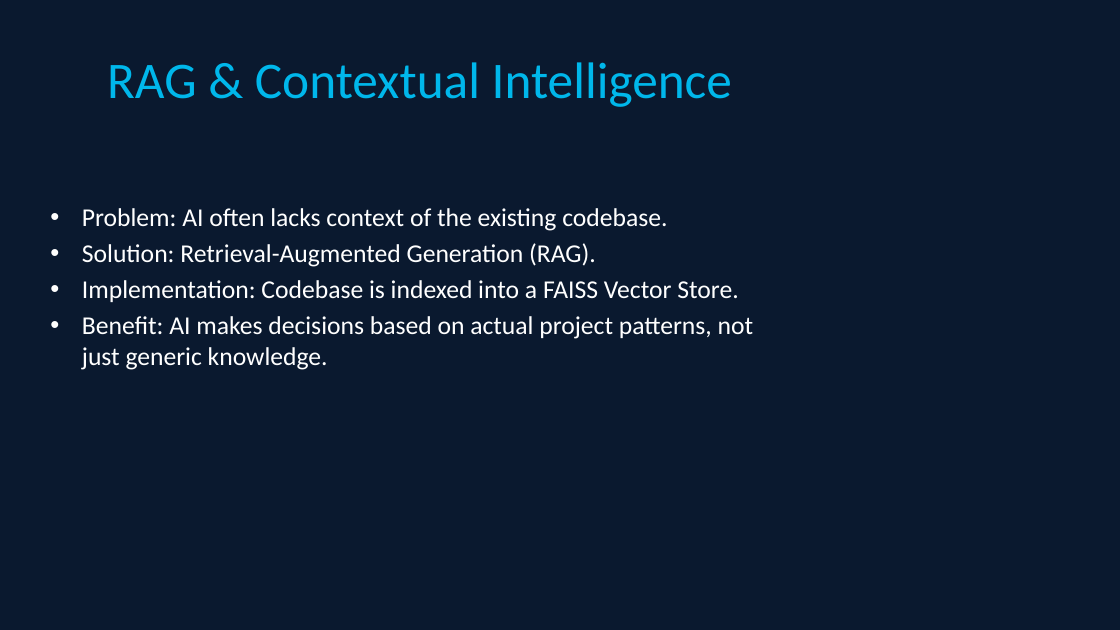
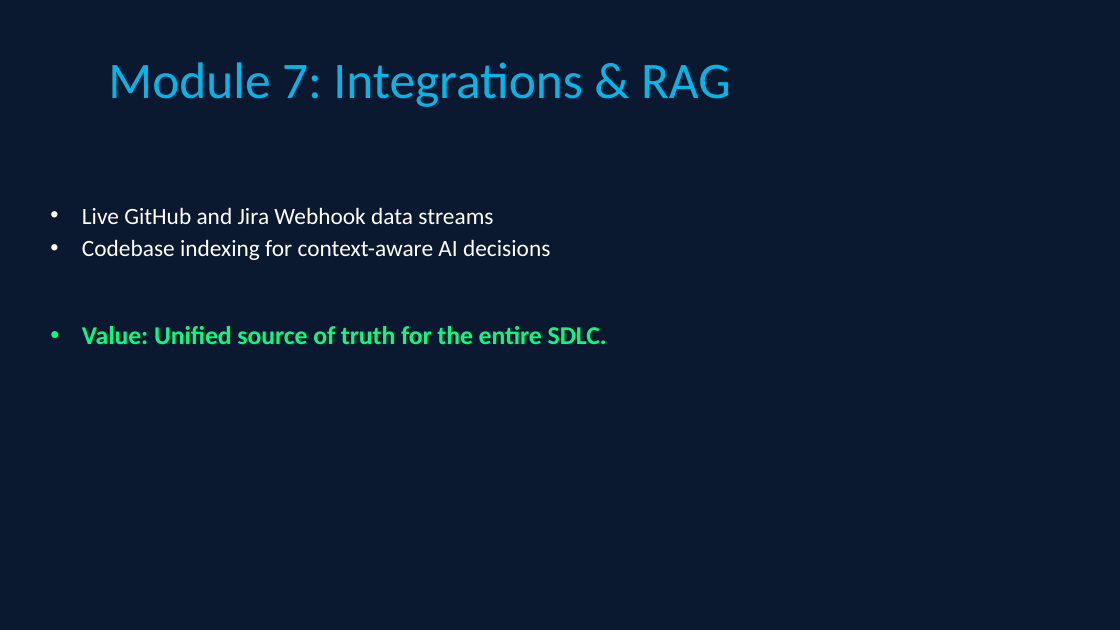
Before and after one commit to Manikandan180804/AI-Augmented-SDLC-platform, a slide deck: slide 11 of backend/AI_SDLC_Presentation.pptx. Drawn at 1120x630 pixels with LibreOffice and Linux fonts; fonts in the diff are those of the drawing. Boxes give left, top, right and bottom in pixels: in the first picture for what was removed or moved away, otherwise in the second. Text is boxed around its words. In the diff, an @@ line names an element or a change of style, - is before the commit and + after.

Commit message:
feat: add Module 8 (AI System Architect) with Mermaid.js integration

```diff
--- a/backend/AI_SDLC_Presentation.pptx
+++ b/backend/AI_SDLC_Presentation.pptx
@@ title at (x1=108, y1=62, x2=731, y2=107): text changed @@
-RAG & Contextual Intelligence
+Module 7: Integrations & RAG
@@ text at (x1=82, y1=207, x2=607, y2=344): text changed; size 22 to 20 pt @@
-• Problem: AI often lacks context of the existing codebase.
-• Solution: Retrieval-Augmented Generation (RAG).
-• Implementation: Codebase is indexed into a FAISS Vector Store.
-• Benefit: AI makes decisions based on actual project patterns, not just generic knowledge.
+• Live GitHub and Jira Webhook data streams
+• Codebase indexing for context-aware AI decisions
+• Value: Unified source of truth for the entire SDLC.
```
Also in this commit, not shown: 8 other slides changed, 1 slide added, 1 slide removed, 3 other files.
